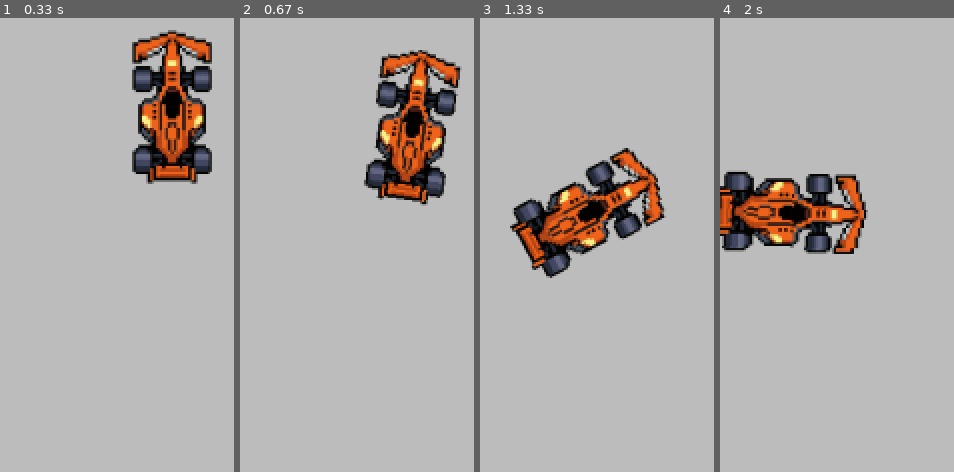
Above: before the commit, frames 1-4 (left to right).
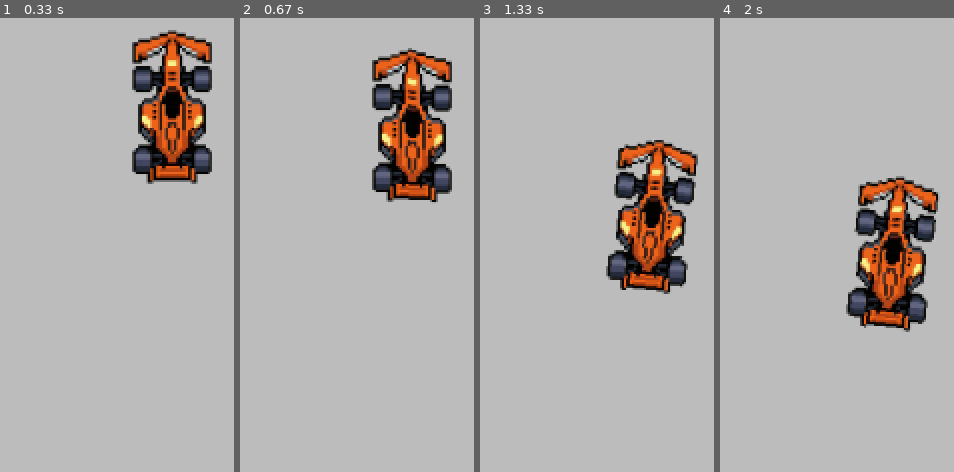
Above: after the commit, the same moments.

Repository: Tony2213-1/Final-project---RaceMaster25
Game: pygame game, started from main.py
The game is run twice, just before and just after one commit, with the same random seed, the same clock (stepped at 60 frames per second) and the same inputs.
Inputs:
- Up to frame 1 (0.33 s): no input
- Up to frame 2 (0.67 s): hold Space from 0.33 s (still down); hold D from 0.33 s (still down)
- Up to frame 3 (1.33 s): release Space at 0.8 s; release D at 0.8 s; tap Space at 0.83, 1.23 s; hold D from 1.17 s (still down)
- Up to frame 4 (2 s): tap Space at 1.53, 1.73 s; release D at 1.63 s; hold W 1.67-1.97 s

Frame 1 is identical in both runs. In frame 2, 7.7% of the frame differs, in the area x 52-95%, y 6-42%; in frame 3, 16%; in frame 4, 18%, in the area x 0-94%, y 33-70%.

Commit message:
update 0.3.1 - better steering backwards and new steering graphs

Diff:
--- a/main.py
+++ b/main.py
@@ -40,6 +40,8 @@
         self.rotatiton_speed = 0
         self.d_rotatiton = 0
         self.deceleration = -0.01
+        self.drift = True
+        self.img_angle = 0
 
     def PlayerInput(self): #formula movement input
         keys = pygame.key.get_pressed()
@@ -62,21 +64,41 @@
                     self.forward_speed = -9.999
 
             if keys [pygame.K_a]:
-                if self.forward_speed >= 2.33 or self.forward_speed < -2.33:
+
+                if self.forward_speed >= 3.74:
                     self.angle += (-self.forward_speed/8)+2
-                elif self.forward_speed > 0.7 or self.forward_speed < -0.7:
-                    self.angle += (1/(self.forward_speed**2+1.2)+1)
+
+                elif self.forward_speed >= 0.75:
+                    self.angle += (-2.5/(self.forward_speed**2+0.9)+1.7)
+
+                elif -0.75 >= self.forward_speed > -3.74:
+                    self.angle += (-2.5/(self.forward_speed**2+0.9)+1.7)
+
+                elif self.forward_speed <= -3.74:
+                    self.angle += (self.forward_speed/8)+2
+
             if keys [pygame.K_d]:
-                if self.forward_speed >= 2.33 or self.forward_speed < -2.33:
+
+                if self.forward_speed >= 3.74:
                     self.angle -= (-self.forward_speed/8)+2
-                elif self.forward_speed > 0.7 or self.forward_speed < -0.7:
-                    self.angle -= (1/(self.forward_speed**2+1.2)+1)
+
+                elif self.forward_speed >= 0.75:
+                    self.angle -= (-2.5/(self.forward_speed**2+0.9)+1.7)
+
+                elif -0.75 >= self.forward_speed > -3.74:
+                    self.angle -= (-2.5/(self.forward_speed**2+0.9)+1.7)*0.7
+
+                elif self.forward_speed <= -3.74:
+                    self.angle -= ((self.forward_speed/8)+2)*0.7
+
         if keys [pygame.K_DELETE]:
             if game_active == False and event.key == pygame.K_SPACE:
                 game_active = True
 
     def Movement(self):
         keys = pygame.key.get_pressed()
+
+
         if keys [pygame.K_w] or keys [pygame.K_s] or keys [pygame.K_SPACE]:
             self.y_pos == self.y_pos_new
             self.x_pos == self.x_pos_new
@@ -85,6 +107,18 @@
             self.x_pos_new = self.x_pos + math.sin(self.angle/180*math.pi)*self.forward_speed
             self.rect.y -= self.y_pos_new
             self.rect.x -= self.x_pos_new
+
+        elif keys [pygame.K_w] or keys [pygame.K_s] or keys [pygame.K_SPACE]:
+
+            self.y_pos == self.y_pos_new
+            self.x_pos == self.x_pos_new
+            self.forward_speed += self.forward_a
+            self.y_pos_new = self.y_pos + math.cos((self.angle)/180*math.pi)*self.forward_speed
+            self.x_pos_new = self.x_pos + math.sin((self.angle)/180*math.pi)*self.forward_speed
+            self.rect.y -= self.y_pos_new
+            self.rect.x -= self.x_pos_new
+
+
 
         elif self.forward_speed > 0:
             self.y_pos == self.y_pos_new
@@ -108,7 +142,7 @@
             self.image = pygame.transform.rotate(self.original_image, self.angle)
             self.rect = self.image.get_rect(center=self.rect.center)
 
-        print (self.angle)
+        print (self.forward_speed)
 
     def update(self):
 
